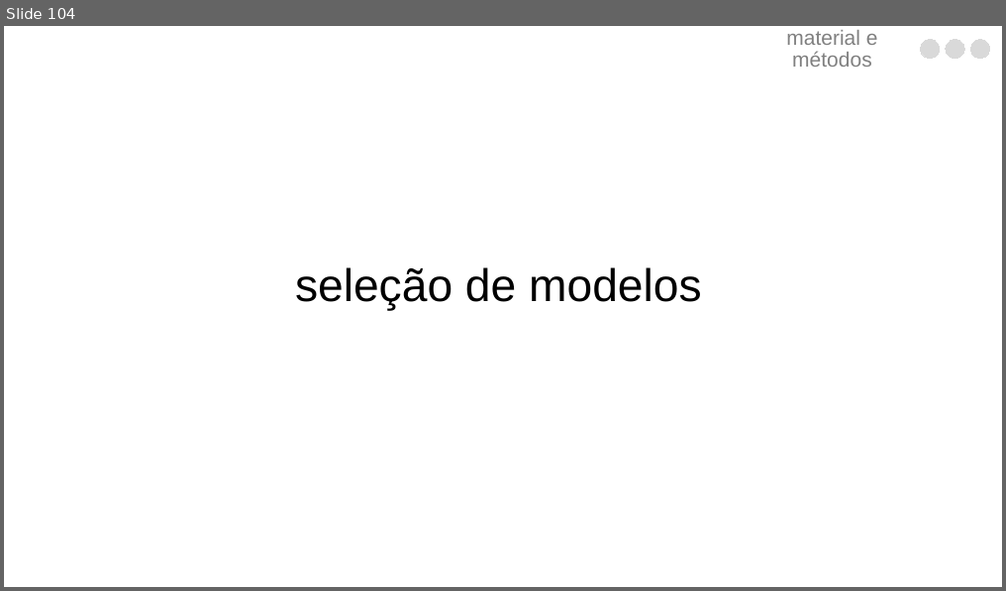
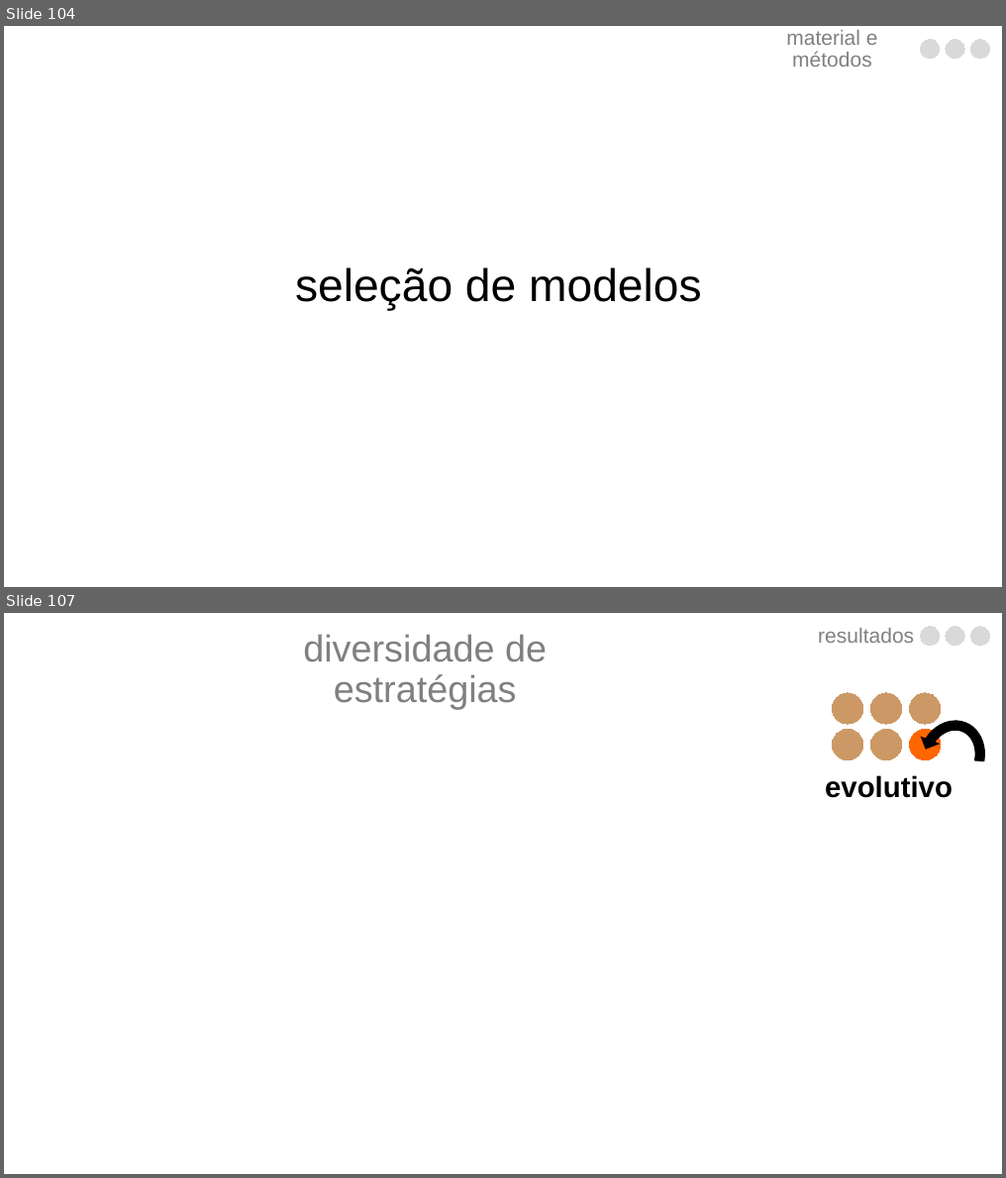
Before and after one commit to luisanovara/dissertacao, a slide deck: DEFESA.pptx. Shown one above the other, each under a label of ours: slide 104 before the commit, slides 104 and 107 after it; the slides between them are not shown. The pictures are 1006x591 and 1006x1178 pixels, drawn with LibreOffice and Linux fonts; fonts in the diff are those of the drawing. Boxes give left, top, right and bottom in pixels: in the first picture for what was removed or moved away, otherwise in the second. Text is boxed around its words. In the diff, an @@ line names an element or a change of style, - is before the commit and + after.

```diff
--- a/DEFESA.pptx
+++ b/DEFESA.pptx
@@ slide 107 added at bbox=[4, 613, 1002, 1174], background #FFFFFF @@
@@ text added at bbox=[303, 634, 547, 709], 36 pt, text #808080 @@
+diversidade de estratégias
@@ group added at bbox=[818, 627, 990, 646]: 3 freeform shapes, 1 text @@
+resultados
@@ group added at bbox=[832, 693, 1001, 812]: 7 freeform shapes, 1 circular arrow @@
@@ text added at bbox=[825, 775, 952, 798], 28 pt, text #000000, bold @@
+evolutivo
```
Also in this commit, not shown: 1 slide changed, 1 other slide added.
